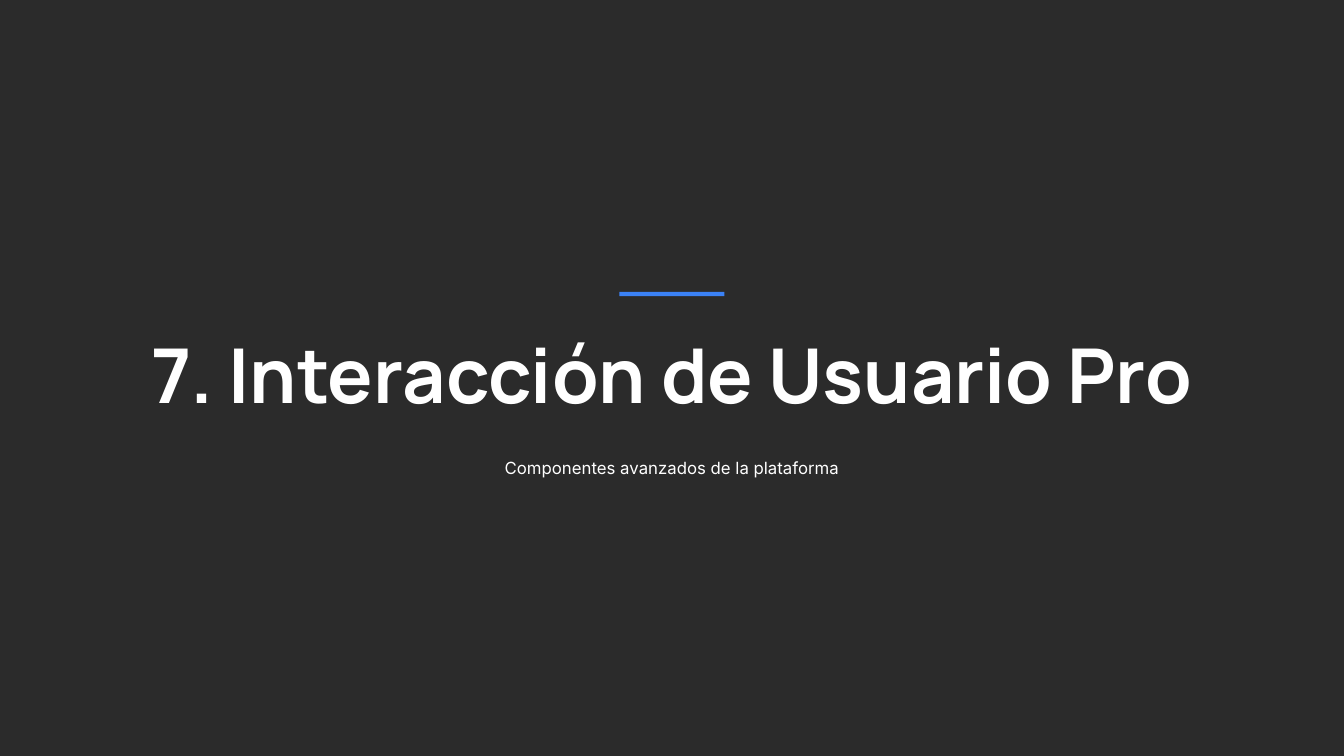
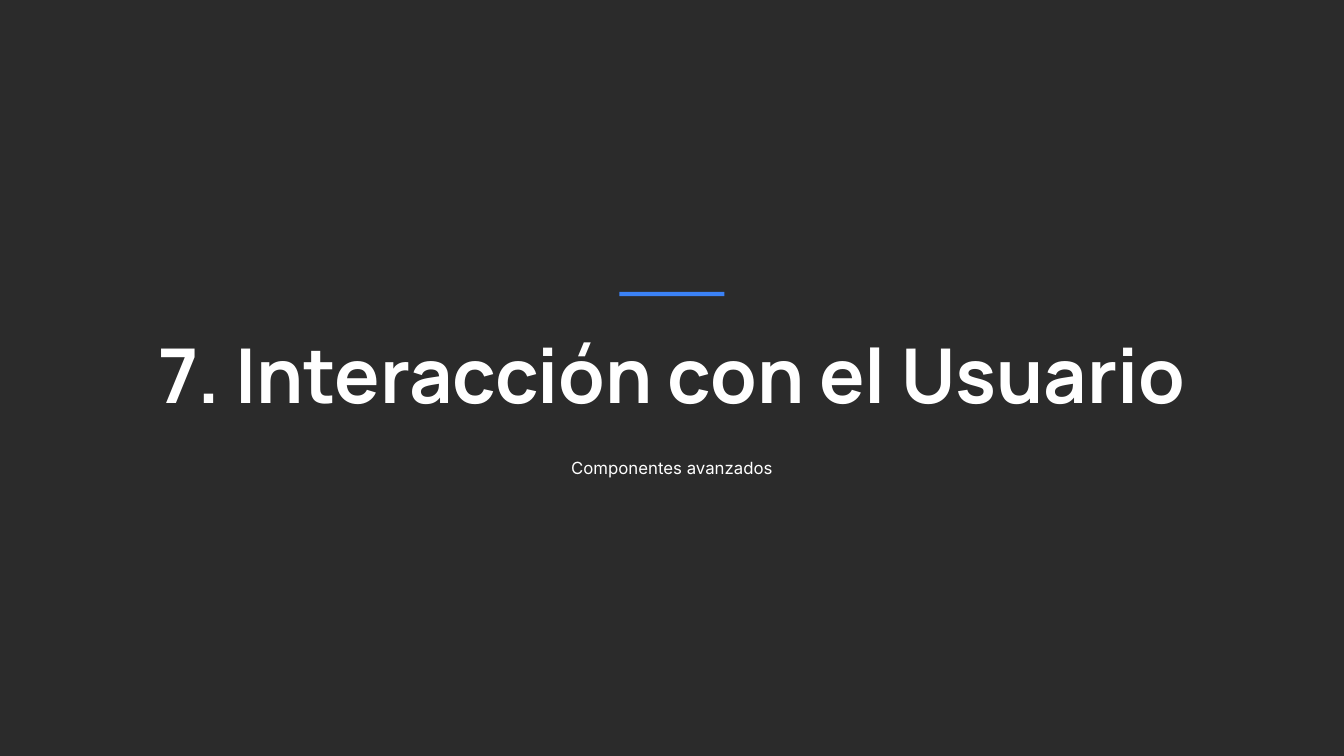
Before and after one commit to fernando-ruiz-rico/android, a slide deck: slide 22 of Android/Gastos/documentacion/presentacion_extendida_app_gastos.pptx. Drawn at 1344x756 pixels with LibreOffice and Linux fonts; fonts in the diff are those of the drawing; background and template pictures are left out; a plain dark background stands for a picture behind light text. Boxes give left, top, right and bottom in pixels: in the first picture for what was removed or moved away, otherwise in the second. Text is boxed around its words. In the diff, an @@ line names an element or a change of style, - is before the commit and + after.

```diff
--- a/Android/Gastos/documentacion/presentacion_extendida_app_gastos.pptx
+++ b/Android/Gastos/documentacion/presentacion_extendida_app_gastos.pptx
@@ text at bbox=[158, 342, 1185, 404]: text changed @@
-7. Interacción de Usuario Pro
+7. Interacción con el Usuario
@@ text at bbox=[571, 461, 773, 478]: text changed @@
-Componentes avanzados de la plataforma
+Componentes avanzados
```
Also in this commit, not shown: 8 other slides changed, 1 other file.
